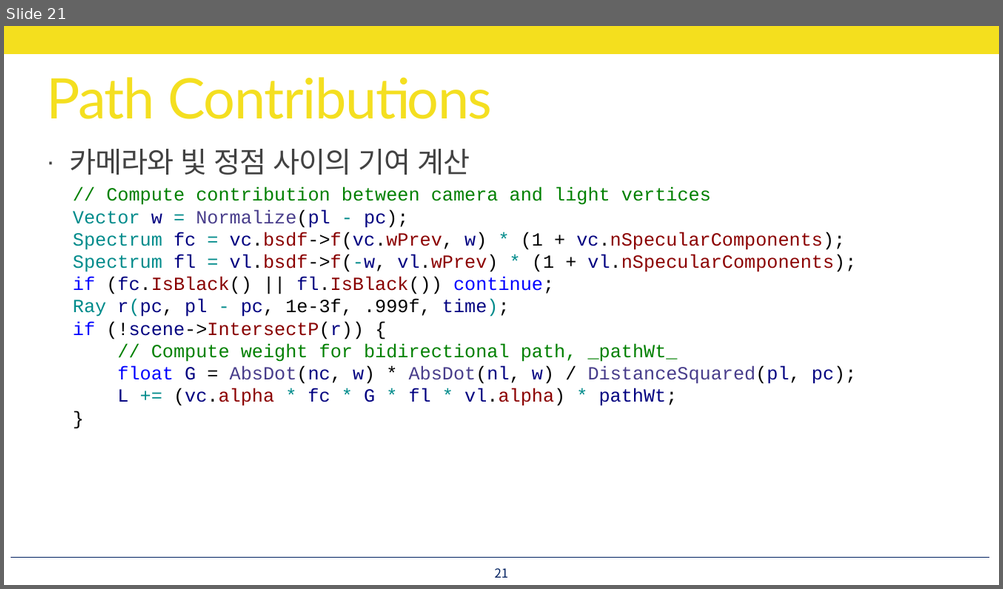
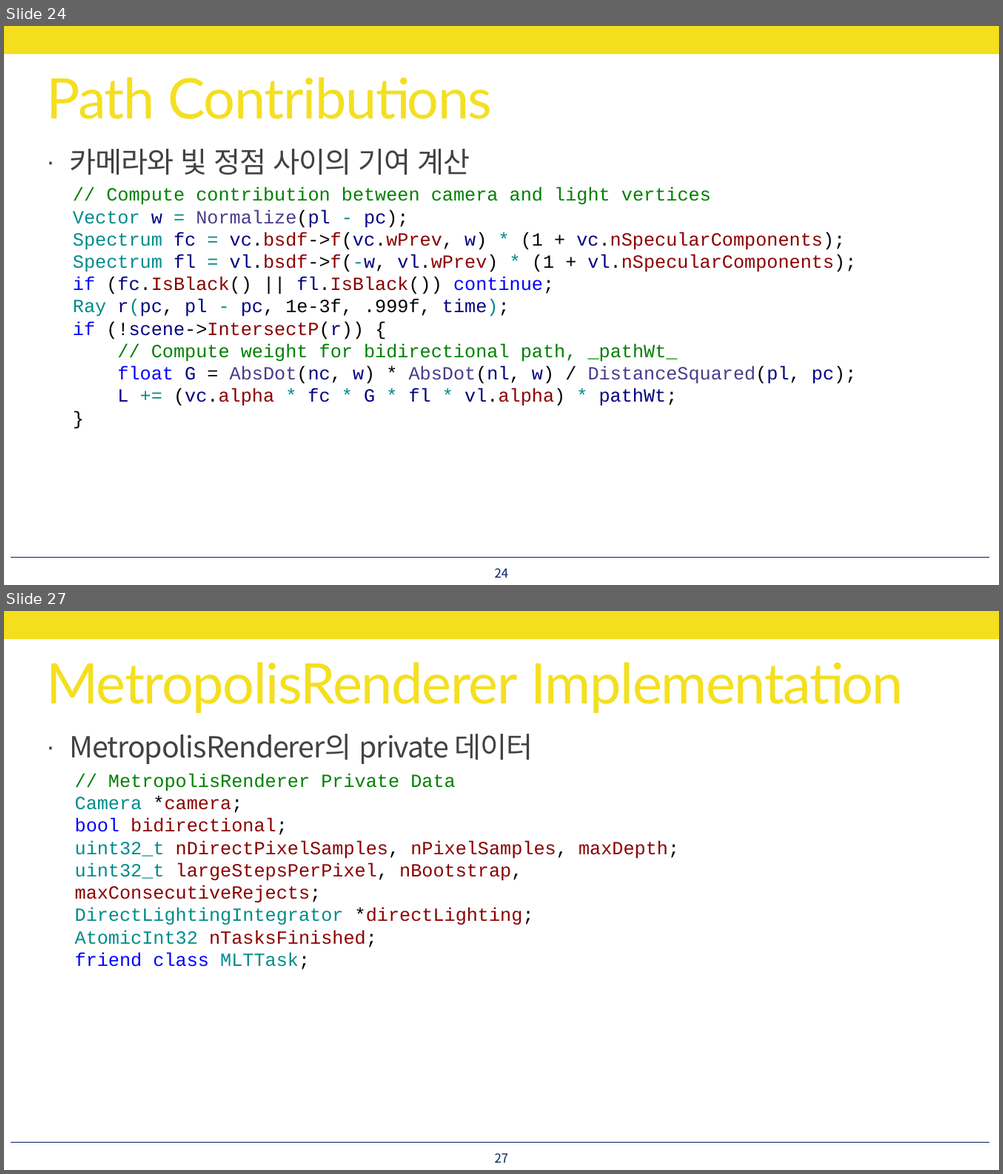
Before and after one commit to utilForever/PBRStudy, a slide deck: Physically Based Rendering - Chapter 15, Part 8.pptx. Shown one above the other, each under a label of ours: slide 21 before the commit, slides 24 and 27 after it; the slides between them are not shown. The pictures are 1003x589 and 1003x1174 pixels, drawn with LibreOffice and Linux fonts; fonts in the diff are those of the drawing. Boxes give left, top, right and bottom in pixels: in the first picture for what was removed or moved away, otherwise in the second. Text is boxed around its words. In the diff, an @@ line names an element or a change of style, - is before the commit and + after.

```diff
--- a/Physically Based Rendering - Chapter 15, Part 8.pptx
+++ b/Physically Based Rendering - Chapter 15, Part 8.pptx
@@ slide 27 added at (4,611,999,1170), background #FFFFFF; not listed: 2 template elements that a slide beside it also shows @@
@@ title added at (46,662,903,713), 54 pt, text #F4DF1E @@
+MetropolisRenderer Implementation
@@ text added at (70,734,533,764), 28 pt, text #404040 @@
+· MetropolisRenderer의 private 데이터
@@ text added at (75,773,679,970), 18 pt, text #8B0000 @@
+// MetropolisRenderer Private Data
+Camera *camera;
+bool bidirectional;
+uint32_t nDirectPixelSamples, nPixelSamples, maxDepth;
+uint32_t largeStepsPerPixel, nBootstrap, maxConsecutiveRejects;
+DirectLightingIntegrator *directLighting;
+AtomicInt32 nTasksFinished;
+friend class MLTTask;
@@ page number added at (495,1153,509,1163), 12 pt, text #002060 @@
+27
@@ what was slide 21 is now slide 24 @@
@@ page number at (495,568,509,578): text changed @@
-21
+24
```
Also in this commit, not shown: 2 slides changed, 24 other slides added.
